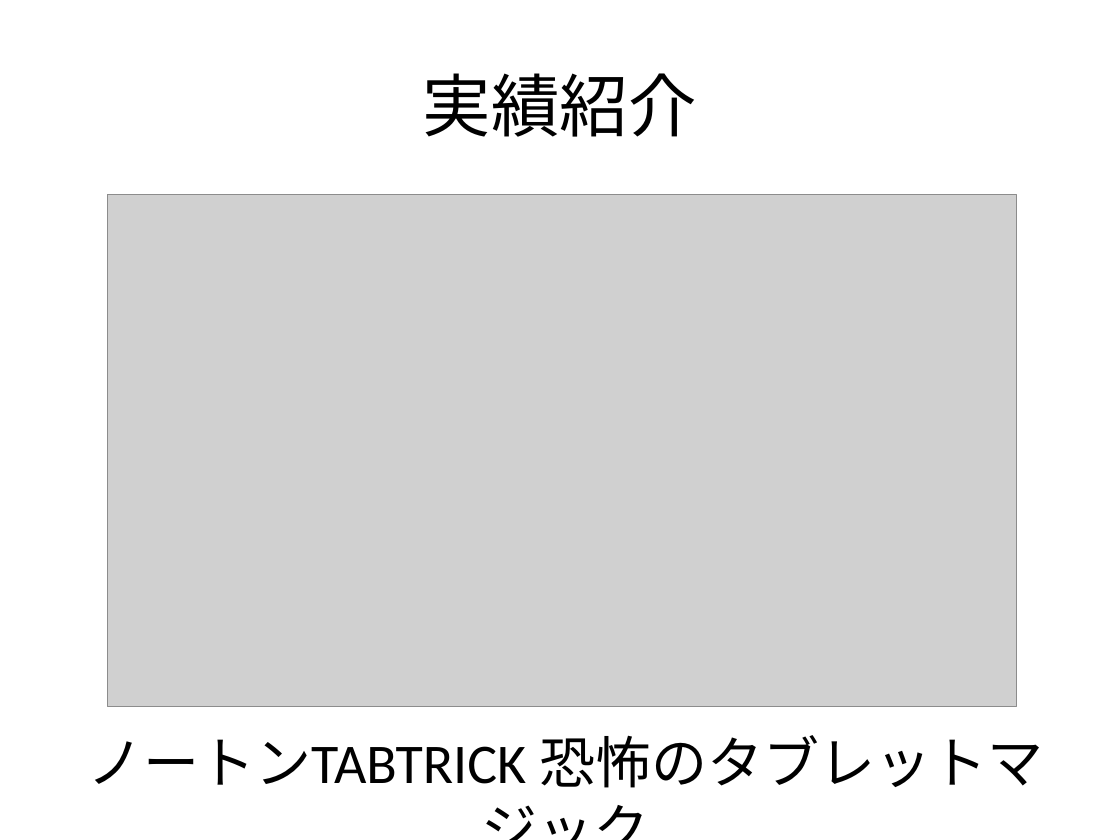
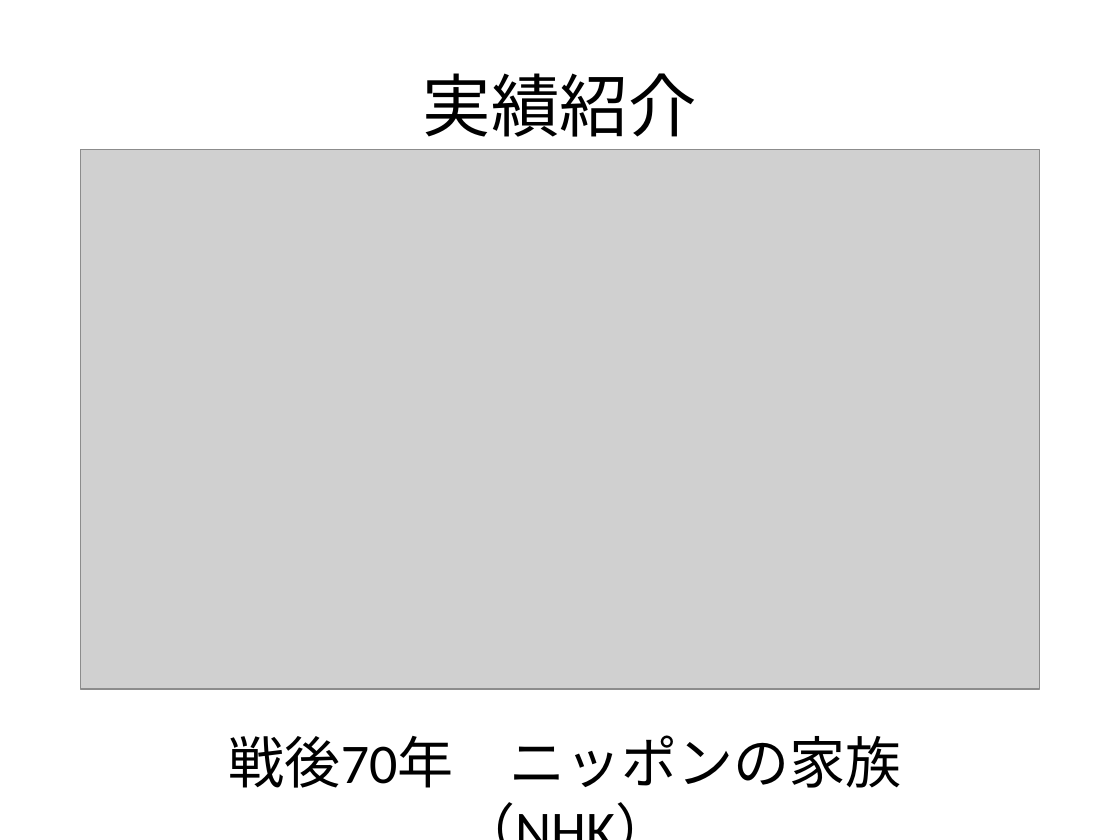
Before and after one commit to butchi/myself, a slide deck: slide 5 of presentation/self_introduction_20141027.pptx. Drawn at 1120x840 pixels with LibreOffice and Linux fonts; fonts in the diff are those of the drawing; grey boxes stand for pictures. Boxes give left, top, right and bottom in pixels: in the first picture for what was removed or moved away, otherwise in the second. Text is boxed around its words. In the diff, an @@ line names an element or a change of style, - is before the commit and + after.

Commit message:
update works

```diff
--- a/presentation/self_introduction_20141027.pptx
+++ b/presentation/self_introduction_20141027.pptx
@@ picture resized from (x1=108, y1=195, x2=1017, y2=707) to (x1=81, y1=149, x2=1040, y2=689) @@
@@ text at (x1=229, y1=735, x2=902, y2=788): text changed @@
-ノートンTABTRICK 恐怖のタブレットマジック
+戦後70年 ニッポンの家族（NHK）
```
